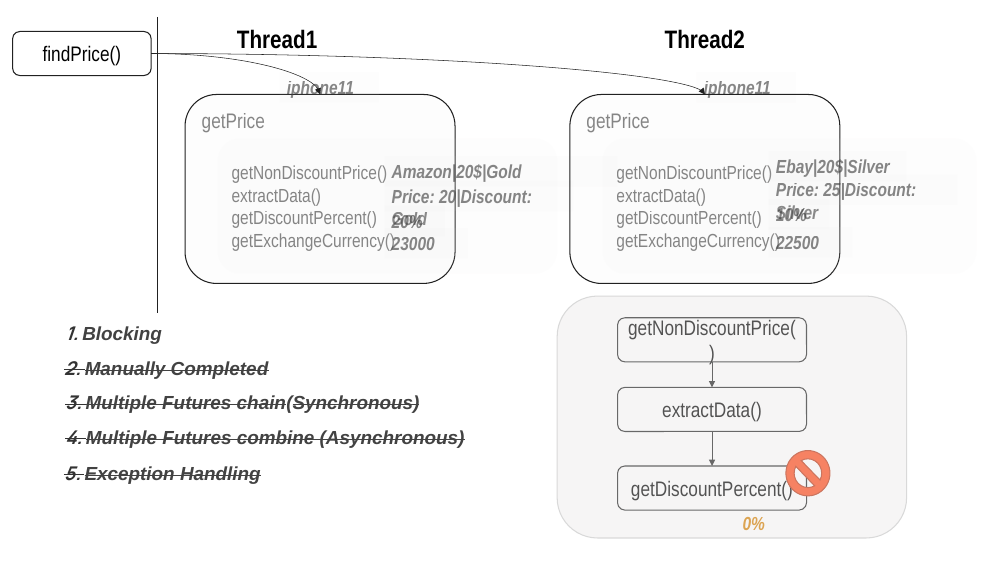
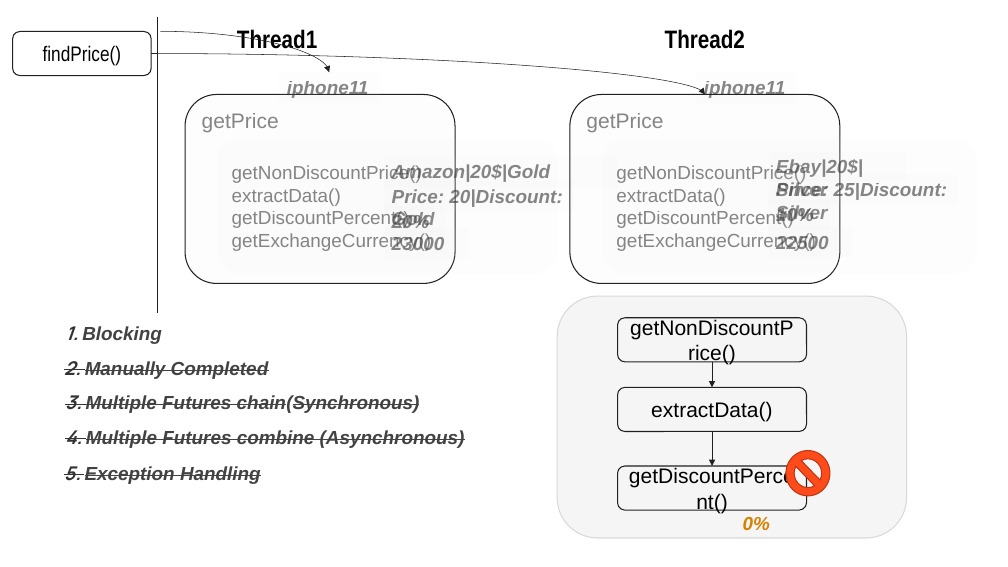
Before and after one commit to DevDay2019-AxonActive/DevDay2019---Advanced-Java, a slide deck: slide 14 of presentations/java_future.pptx. Drawn at 1008x567 pixels with LibreOffice and Linux fonts; fonts in the diff are those of the drawing; background and template pictures are left out. Boxes give left, top, right and bottom in pixels: in the first picture for what was removed or moved away, otherwise in the second. Text is boxed around its words. In the diff, an @@ line names an element or a change of style, - is before the commit and + after.

```diff
--- a/presentations/java_future.pptx
+++ b/presentations/java_future.pptx
@@ curved arrow moved from (151, 54) - (320, 95) to (160, 31) - (329, 73) @@
@@ font Arial Narrow to Arial in 18 elements at [185, 95, 455, 284], [287, 81, 368, 98], [704, 81, 785, 98], [232, 165, 431, 251], [392, 164, 550, 183], [384, 181, 573, 211], [384, 206, 445, 236], [392, 236, 445, 251], [570, 95, 840, 284], [616, 164, 815, 251], [776, 159, 863, 196], [776, 182, 947, 224], [776, 235, 829, 251], [618, 318, 807, 361], [618, 466, 807, 510], [618, 387, 807, 431], [743, 516, 770, 530], [769, 199, 830, 229] @@
@@ rectangle "10%": place and size @@
-rectangle "10%" at [776, 206, 807, 225]
+rectangle "10%" at [769, 199, 830, 229]
```
Also in this commit, not shown: 7 other slides changed.
